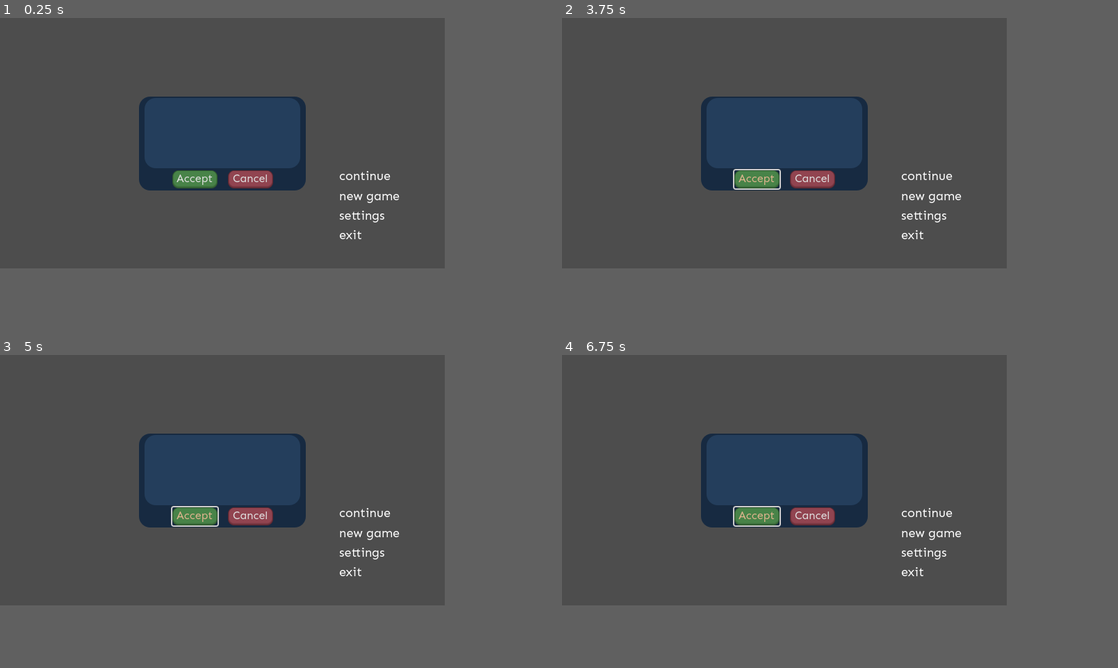
Above: before the commit, frames 1-4 (two rows, left to right).
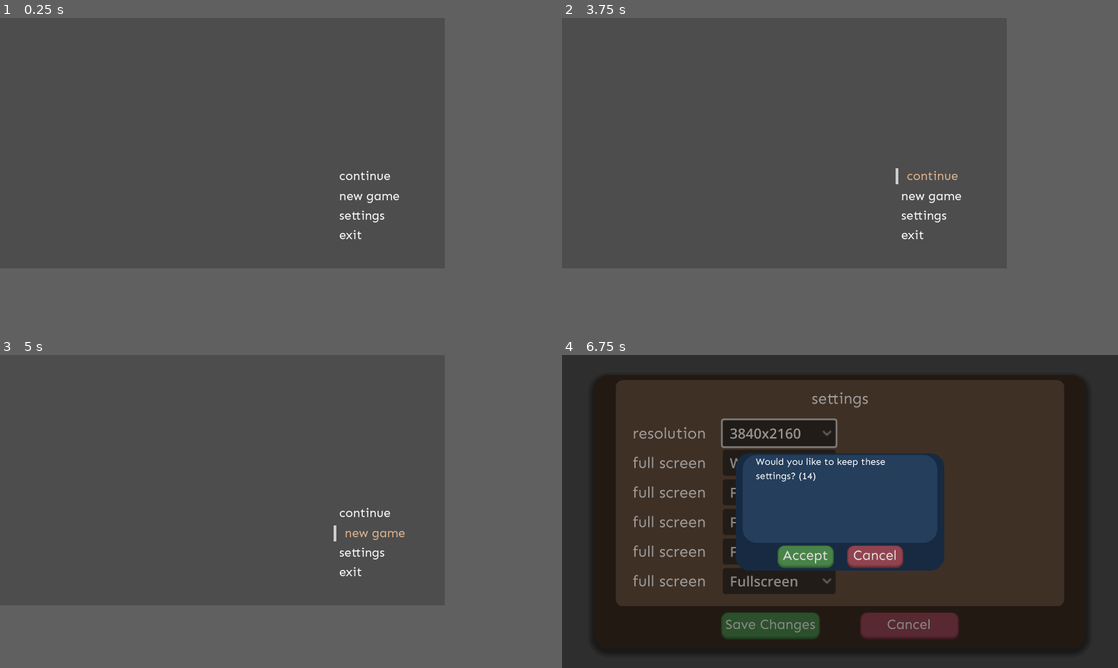
Above: after the commit, the same moments.

Repository: Jon-Alc/Settings-Demo
Game: Godot game, scene res://nodes/scenes/startup.tscn
Two runs of this game, one before a commit and one after it. Both use one fixed random seed, a clock stepped at 60 frames per second and the inputs below.
Inputs (mouse positions are in pixels of both pictures, inside the frame that each line leads up to):
- Up to frame 1 (0.25 s): no input
- Up to frame 2 (3.75 s): click (812, 177) at 0.5 s, where only the run before the commit has a clickable "Cancel"; click (756, 177) at 1.25 s, where only the run before the commit has a clickable "Accept"; click (756, 177) at 2 s, where only the run before the commit has a clickable "Accept"; click (756, 177) at 2.75 s, where only the run before the commit has a clickable "Accept"; tap Enter at 3.5 s; move the mouse to (923, 177) at 3.52 s; press the mouse at (923, 177) at 3.53 s
- Up to frame 3 (5 s): tap Space at 4.25 s; move the mouse to (366, 533) at 4.27 s; release the mouse at (366, 533) at 4.28 s; click (366, 533) at 4.35 s
- Up to frame 4 (6.75 s): tap Enter at 5 s; move the mouse to (923, 552) at 5.02 s; press the mouse at (923, 552) at 5.03 s; release the mouse at (923, 552) at 5.75 s; click (734, 417) at 5.75 s, where only the run after the commit has a clickable "1366x768"; click (734, 442) at 6.5 s, where only the run after the commit has a clickable "Windowed"
In our replay, in frame 4 the window is 640x360 before the commit and 800x450 after it. These sizes can differ from the game's own. Grey fills any space a smaller window leaves; there, only what the larger window draws over its background counts as a difference.

The runs differ from the first frame. In frame 1, 8.9% of the frame differs, in the area x 25-55%, y 25-56%; in frame 2, 9.1%; in frame 3, 9.1%; in frame 4, 81%, in the area x 0-100%, y 0-100%.

Commit message:
Updates Settings theme, adds event for Display Prompt button press, creates functional Display Prompt -- cancel resolution WIP

Diff:
--- a/nodes/components/display_prompt.tscn
+++ b/nodes/components/display_prompt.tscn
@@ -1,8 +1,10 @@
-[gd_scene load_steps=5 format=3 uid="uid://bhgjtpy8e5g5f"]
+[gd_scene load_steps=7 format=3 uid="uid://bhgjtpy8e5g5f"]
 
+[ext_resource type="Script" uid="uid://cl7d5jlfliax0" path="res://scripts/components/display_prompt.gd" id="1_7yvwd"]
 [ext_resource type="Theme" uid="uid://dhrd85spnh15m" path="res://ui/themes/display_prompt/display_prompt_outer.tres" id="1_bc887"]
 [ext_resource type="Theme" uid="uid://ystgfb3djo54" path="res://ui/themes/display_prompt/display_prompt_inner.tres" id="1_ggd58"]
 [ext_resource type="Theme" uid="uid://dwnkenuo17h4d" path="res://ui/themes/display_prompt/accept_button/accept_button.tres" id="3_1g7g0"]
+[ext_resource type="FontFile" uid="uid://do1ejrjbf4a6j" path="res://assets/fonts/Sen-VariableFont_wght.ttf" id="3_y327b"]
 [ext_resource type="Theme" uid="uid://cmq43yn0uvmha" path="res://ui/themes/display_prompt/cancel_button/cancel_button.tres" id="4_i35js"]
 
 [node name="DisplayPrompt" type="Control"]
@@ -12,6 +14,13 @@
 anchor_bottom = 1.0
 grow_horizontal = 2
 grow_vertical = 2
+script = ExtResource("1_7yvwd")
+
+[node name="ColorRect" type="ColorRect" parent="."]
+layout_mode = 0
+offset_right = 640.0
+offset_bottom = 360.0
+color = Color(0, 0, 0, 0.392157)
 
 [node name="OuterPanel" type="Panel" parent="."]
 layout_mode = 1
@@ -39,6 +48,26 @@
 offset_bottom = 103.0
 grow_horizontal = 2
 theme = ExtResource("1_ggd58")
+
+[node name="PromptText" type="Label" parent="OuterPanel/InnerPanel"]
+unique_name_in_owner = true
+clip_contents = true
+layout_mode = 1
+anchors_preset = 8
+anchor_left = 0.5
+anchor_top = 0.5
+anchor_right = 0.5
+anchor_bottom = 0.5
+offset_left = -97.5
+offset_top = -49.5
+offset_right = 97.5
+offset_bottom = 49.5
+grow_horizontal = 2
+grow_vertical = 2
+theme_override_fonts/font = ExtResource("3_y327b")
+theme_override_font_sizes/font_size = 11
+text = "Lorem ipsum dolor sit amet, consectetur adipiscing elit, sed do eiusmod tempor incididunt ut labore et dolore magna aliqua. Ut enim ad minim veniam, quis nostrud exercitation ullamco laboris nisi ut"
+autowrap_mode = 3
 
 [node name="AcceptButton" type="Button" parent="OuterPanel"]
 custom_minimum_size = Vector2(65, 26)
@@ -75,3 +104,6 @@
 theme = ExtResource("4_i35js")
 theme_override_font_sizes/font_size = 16
 text = "Cancel"
+
+[connection signal="pressed" from="OuterPanel/AcceptButton" to="." method="_on_accept_button_pressed"]
+[connection signal="pressed" from="OuterPanel/CancelButton" to="." method="_on_cancel_button_pressed"]
--- a/nodes/components/settings.tscn
+++ b/nodes/components/settings.tscn
@@ -1,10 +1,12 @@
-[gd_scene load_steps=6 format=3 uid="uid://gps0q53nkf22"]
-
-[ext_resource type="Theme" uid="uid://n7wrhx8vdlqp" path="res://ui/themes/settings/settings.tres" id="1_kynh7"]
+[gd_scene load_steps=8 format=3 uid="uid://gps0q53nkf22"]
+
+[ext_resource type="Theme" uid="uid://n7wrhx8vdlqp" path="res://ui/themes/settings/settings_outer_panel.tres" id="1_kynh7"]
 [ext_resource type="Script" uid="uid://b4gffn507f1ou" path="res://scripts/components/settings.gd" id="1_x5tc2"]
 [ext_resource type="Theme" uid="uid://bsdwm2mbwpfuu" path="res://ui/themes/default_font.tres" id="2_kynh7"]
 [ext_resource type="Theme" uid="uid://dwnkenuo17h4d" path="res://ui/themes/display_prompt/accept_button/accept_button.tres" id="4_mdq1c"]
 [ext_resource type="Theme" uid="uid://cmq43yn0uvmha" path="res://ui/themes/display_prompt/cancel_button/cancel_button.tres" id="5_3husx"]
+[ext_resource type="PackedScene" uid="uid://bhgjtpy8e5g5f" path="res://nodes/components/display_prompt.tscn" id="6_3husx"]
+[ext_resource type="Theme" uid="uid://owsfyu1qhnrq" path="res://ui/themes/settings/settings_inner_panel.tres" id="6_uieqa"]
 
 [node name="Settings" type="Control"]
 layout_mode = 3
@@ -15,7 +17,7 @@
 grow_vertical = 2
 script = ExtResource("1_x5tc2")
 
-[node name="OptionsContainer" type="Panel" parent="."]
+[node name="OuterOptionsContainer" type="Panel" parent="."]
 layout_mode = 2
 offset_left = 37.0
 offset_top = 23.0
@@ -25,7 +27,19 @@
 grow_vertical = 2
 theme = ExtResource("1_kynh7")
 
-[node name="SettingsLabel" type="Label" parent="OptionsContainer"]
+[node name="InnerSettingsContainer" type="Panel" parent="OuterOptionsContainer"]
+layout_mode = 1
+anchors_preset = 5
+anchor_left = 0.5
+anchor_right = 0.5
+offset_left = -258.0
+offset_top = 6.0
+offset_right = 258.0
+offset_bottom = 266.0
+grow_horizontal = 2
+theme = ExtResource("6_uieqa")
+
+[node name="SettingsLabel" type="Label" parent="OuterOptionsContainer"]
 layout_mode = 2
 offset_left = 250.0
 offset_top = 16.0
@@ -37,7 +51,7 @@
 theme = ExtResource("2_kynh7")
 text = "settings"
 
-[node name="GridContainer" type="GridContainer" parent="OptionsContainer"]
+[node name="GridContainer" type="GridContainer" parent="OuterOptionsContainer"]
 layout_mode = 1
 anchors_preset = 7
 anchor_left = 0.5
@@ -52,15 +66,15 @@
 grow_vertical = 0
 columns = 2
 
-[node name="Item1" type="CenterContainer" parent="OptionsContainer/GridContainer"]
-custom_minimum_size = Vector2(240, 0)
-layout_mode = 2
-
-[node name="HBoxContainer" type="HBoxContainer" parent="OptionsContainer/GridContainer/Item1"]
-custom_minimum_size = Vector2(230, 0)
-layout_mode = 2
-
-[node name="SettingsLabel" type="Label" parent="OptionsContainer/GridContainer/Item1/HBoxContainer"]
+[node name="Item1" type="CenterContainer" parent="OuterOptionsContainer/GridContainer"]
+custom_minimum_size = Vector2(240, 0)
+layout_mode = 2
+
+[node name="HBoxContainer" type="HBoxContainer" parent="OuterOptionsContainer/GridContainer/Item1"]
+custom_minimum_size = Vector2(230, 0)
+layout_mode = 2
+
+[node name="SettingsLabel" type="Label" parent="OuterOptionsContainer/GridContainer/Item1/HBoxContainer"]
 custom_minimum_size = Vector2(100, 0)
 layout_mode = 2
 size_flags_horizontal = 6
@@ -68,7 +82,7 @@
 theme_override_font_sizes/font_size = 18
 text = "resolution"
 
-[node name="OptionButton" type="OptionButton" parent="OptionsContainer/GridContainer/Item1/HBoxContainer"]
+[node name="OptionButton" type="OptionButton" parent="OuterOptionsContainer/GridContainer/Item1/HBoxContainer"]
 custom_minimum_size = Vector2(130, 0)
 layout_mode = 2
 size_flags_horizontal = 6
@@ -95,27 +109,64 @@
 popup/item_8/text = "640x480"
 popup/item_8/id = 8
 
-[node name="Item2" type="Control" parent="OptionsContainer/GridContainer"]
-custom_minimum_size = Vector2(240, 0)
-layout_mode = 2
-
-[node name="Item3" type="CenterContainer" parent="OptionsContainer/GridContainer"]
-custom_minimum_size = Vector2(240, 0)
-layout_mode = 2
-
-[node name="HBoxContainer" type="HBoxContainer" parent="OptionsContainer/GridContainer/Item3"]
-custom_minimum_size = Vector2(230, 0)
-layout_mode = 2
-
-[node name="FullScreenLabel" type="Label" parent="OptionsContainer/GridContainer/Item3/HBoxContainer"]
-custom_minimum_size = Vector2(100, 0)
-layout_mode = 2
-size_flags_horizontal = 6
-theme = ExtResource("2_kynh7")
-theme_override_font_sizes/font_size = 18
-text = "full screen"
-
-[node name="OptionButton" type="OptionButton" parent="OptionsContainer/GridContainer/Item3/HBoxContainer"]
+[node name="Item2" type="Control" parent="OuterOptionsContainer/GridContainer"]
+custom_minimum_size = Vector2(240, 0)
+layout_mode = 2
+
+[node name="Item3" type="CenterContainer" parent="OuterOptionsContainer/GridContainer"]
+custom_minimum_size = Vector2(240, 0)
+layout_mode = 2
+
+[node name="HBoxContainer" type="HBoxContainer" parent="OuterOptionsContainer/GridContainer/Item3"]
+custom_minimum_size = Vector2(230, 0)
+layout_mode = 2
+
+[node name="FullScreenLabel" type="Label" parent="OuterOptionsContainer/GridContainer/Item3/HBoxContainer"]
+custom_minimum_size = Vector2(100, 0)
+layout_mode = 2
+size_flags_horizontal = 6
+theme = ExtResource("2_kynh7")
+theme_override_font_sizes/font_size = 18
+text = "full screen"
+
+[node name="OptionButton" type="OptionButton" parent="OuterOptionsContainer/GridContainer/Item3/HBoxContainer"]
+custom_minimum_size = Vector2(130, 0)
+layout_mode = 2
+size_flags_horizontal = 6
+clip_text = true
+selected = 1
+fit_to_longest_item = false
+item_count = 4
+popup/item_0/text = "Fullscreen"
+popup/item_0/id = 0
+popup/item_1/text = "Windowed"
+popup/item_1/id = 1
+popup/item_2/text = "Borderless Fullscreen"
+popup/item_2/id = 2
+popup/item_3/text = "Borderless Windowed"
+popup/item_3/id = 3
+
+[node name="Item4" type="Control" parent="OuterOptionsContainer/GridContainer"]
+custom_minimum_size = Vector2(240, 0)
+layout_mode = 2
+
+[node name="Item5" type="CenterContainer" parent="OuterOptionsContainer/GridContainer"]
+custom_minimum_size = Vector2(240, 0)
+layout_mode = 2
+
+[node name="HBoxContainer" type="HBoxContainer" parent="OuterOptionsContainer/GridContainer/Item5"]
+custom_minimum_size = Vector2(230, 0)
+layout_mode = 2
+
+[node name="FullScreenLabel" type="Label" parent="OuterOptionsContainer/GridContainer/Item5/HBoxContainer"]
+custom_minimum_size = Vector2(100, 0)
+layout_mode = 2
+size_flags_horizontal = 6
+theme = ExtResource("2_kynh7")
+theme_override_font_sizes/font_size = 18
+text = "full screen"
+
+[node name="OptionButton" type="OptionButton" parent="OuterOptionsContainer/GridContainer/Item5/HBoxContainer"]
 custom_minimum_size = Vector2(130, 0)
 layout_mode = 2
 size_flags_horizontal = 6
@@ -130,27 +181,27 @@
 popup/item_2/text = "Borderless Windowed"
 popup/item_2/id = 2
 
-[node name="Item4" type="Control" parent="OptionsContainer/GridContainer"]
-custom_minimum_size = Vector2(240, 0)
-layout_mode = 2
-
-[node name="Item5" type="CenterContainer" parent="OptionsContainer/GridContainer"]
-custom_minimum_size = Vector2(240, 0)
-layout_mode = 2
-
-[node name="HBoxContainer" type="HBoxContainer" parent="OptionsContainer/GridContainer/Item5"]
-custom_minimum_size = Vector2(230, 0)
-layout_mode = 2
-
-[node name="FullScreenLabel" type="Label" parent="OptionsContainer/GridContainer/Item5/HBoxContainer"]
-custom_minimum_size = Vector2(100, 0)
-layout_mode = 2
-size_flags_horizontal = 6
-theme = ExtResource("2_kynh7")
-theme_override_font_sizes/font_size = 18
-text = "full screen"
-
-[node name="OptionButton" type="OptionButton" parent="OptionsContainer/GridContainer/Item5/HBoxContainer"]
+[node name="Item6" type="Control" parent="OuterOptionsContainer/GridContainer"]
+custom_minimum_size = Vector2(240, 0)
+layout_mode = 2
+
+[node name="Item7" type="CenterContainer" parent="OuterOptionsContainer/GridContainer"]
+custom_minimum_size = Vector2(240, 0)
+layout_mode = 2
+
+[node name="HBoxContainer" type="HBoxContainer" parent="OuterOptionsContainer/GridContainer/Item7"]
+custom_minimum_size = Vector2(230, 0)
+layout_mode = 2
+
+[node name="FullScreenLabel" type="Label" parent="OuterOptionsContainer/GridContainer/Item7/HBoxContainer"]
+custom_minimum_size = Vector2(100, 0)
+layout_mode = 2
+size_flags_horizontal = 6
+theme = ExtResource("2_kynh7")
+theme_override_font_sizes/font_size = 18
+text = "full screen"
+
+[node name="OptionButton" type="OptionButton" parent="OuterOptionsContainer/GridContainer/Item7/HBoxContainer"]
 custom_minimum_size = Vector2(130, 0)
 layout_mode = 2
 size_flags_horizontal = 6
@@ -165,27 +216,27 @@
 popup/item_2/text = "Borderless Windowed"
 popup/item_2/id = 2
 
-[node name="Item6" type="Control" parent="OptionsContainer/GridContainer"]
-custom_minimum_size = Vector2(240, 0)
-layout_mode = 2
-
-[node name="Item7" type="CenterContainer" parent="OptionsContainer/GridContainer"]
-custom_minimum_size = Vector2(240, 0)
-layout_mode = 2
-
-[node name="HBoxContainer" type="HBoxContainer" parent="OptionsContainer/GridContainer/Item7"]
-custom_minimum_size = Vector2(230, 0)
-layout_mode = 2
-
-[node name="FullScreenLabel" type="Label" parent="OptionsContainer/GridContainer/Item7/HBoxContainer"]
-custom_minimum_size = Vector2(100, 0)
-layout_mode = 2
-size_flags_horizontal = 6
-theme = ExtResource("2_kynh7")
-theme_override_font_sizes/font_size = 18
-text = "full screen"
-
-[node name="OptionButton" type="OptionButton" parent="OptionsContainer/GridContainer/Item7/HBoxContainer"]
+[node name="Item8" type="Control" parent="OuterOptionsContainer/GridContainer"]
+custom_minimum_size = Vector2(240, 0)
+layout_mode = 2
+
+[node name="Item9" type="CenterContainer" parent="OuterOptionsContainer/GridContainer"]
+custom_minimum_size = Vector2(240, 0)
+layout_mode = 2
+
+[node name="HBoxContainer" type="HBoxContainer" parent="OuterOptionsContainer/GridContainer/Item9"]
+custom_minimum_size = Vector2(230, 0)
+layout_mode = 2
+
+[node name="FullScreenLabel" type="Label" parent="OuterOptionsContainer/GridContainer/Item9/HBoxContainer"]
+custom_minimum_size = Vector2(100, 0)
+layout_mode = 2
+size_flags_horizontal = 6
+theme = ExtResource("2_kynh7")
+theme_override_font_sizes/font_size = 18
+text = "full screen"
+
+[node name="OptionButton" type="OptionButton" parent="OuterOptionsContainer/GridContainer/Item9/HBoxContainer"]
 custom_minimum_size = Vector2(130, 0)
 layout_mode = 2
 size_flags_horizontal = 6
@@ -200,27 +251,27 @@
 popup/item_2/text = "Borderless Windowed"
 popup/item_2/id = 2
 
-[node name="Item8" type="Control" parent="OptionsContainer/GridContainer"]
-custom_minimum_size = Vector2(240, 0)
-layout_mode = 2
-
-[node name="Item9" type="CenterContainer" parent="OptionsContainer/GridContainer"]
-custom_minimum_size = Vector2(240, 0)
-layout_mode = 2
-
-[node name="HBoxContainer" type="HBoxContainer" parent="OptionsContainer/GridContainer/Item9"]
-custom_minimum_size = Vector2(230, 0)
-layout_mode = 2
-
-[node name="FullScreenLabel" type="Label" parent="OptionsContainer/GridContainer/Item9/HBoxContainer"]
-custom_minimum_size = Vector2(100, 0)
-layout_mode = 2
-size_flags_horizontal = 6
-theme = ExtResource("2_kynh7")
-theme_override_font_sizes/font_size = 18
-text = "full screen"
-
-[node name="OptionButton" type="OptionButton" parent="OptionsContainer/GridContainer/Item9/HBoxContainer"]
+[node name="Item10" type="Control" parent="OuterOptionsContainer/GridContainer"]
+custom_minimum_size = Vector2(240, 0)
+layout_mode = 2
+
+[node name="Item11" type="CenterContainer" parent="OuterOptionsContainer/GridContainer"]
+custom_minimum_size = Vector2(240, 0)
+layout_mode = 2
+
+[node name="HBoxContainer" type="HBoxContainer" parent="OuterOptionsContainer/GridContainer/Item11"]
+custom_minimum_size = Vector2(230, 0)
+layout_mode = 2
+
+[node name="FullScreenLabel" type="Label" parent="OuterOptionsContainer/GridContainer/Item11/HBoxContainer"]
+custom_minimum_size = Vector2(100, 0)
+layout_mode = 2
+size_flags_horizontal = 6
+theme = ExtResource("2_kynh7")
+theme_override_font_sizes/font_size = 18
+text = "full screen"
+
+[node name="OptionButton" type="OptionButton" parent="OuterOptionsContainer/GridContainer/Item11/HBoxContainer"]
 custom_minimum_size = Vector2(130, 0)
 layout_mode = 2
 size_flags_horizontal = 6
@@ -235,46 +286,11 @@
 popup/item_2/text = "Borderless Windowed"
 popup/item_2/id = 2
 
-[node name="Item10" type="Control" parent="OptionsContainer/GridContainer"]
-custom_minimum_size = Vector2(240, 0)
-layout_mode = 2
-
-[node name="Item11" type="CenterContainer" parent="OptionsContainer/GridContainer"]
-custom_minimum_size = Vector2(240, 0)
-layout_mode = 2
-
-[node name="HBoxContainer" type="HBoxContainer" parent="OptionsContainer/GridContainer/Item11"]
-custom_minimum_size = Vector2(230, 0)
-layout_mode = 2
-
-[node name="FullScreenLabel" type="Label" parent="OptionsContainer/GridContainer/Item11/HBoxContainer"]
-custom_minimum_size = Vector2(100, 0)
-layout_mode = 2
-size_flags_horizontal = 6
-theme = ExtResource("2_kynh7")
-theme_override_font_sizes/font_size = 18
-text = "full screen"
-
-[node name="OptionButton" type="OptionButton" parent="OptionsContainer/GridContainer/Item11/HBoxContainer"]
-custom_minimum_size = Vector2(130, 0)
-layout_mode = 2
-size_flags_horizontal = 6
-clip_text = true
-selected = 0
-fit_to_longest_item = false
-item_count = 3
-popup/item_0/text = "Fullscreen"
-popup/item_0/id = 0
-popup/item_1/text = "Windowed"
-popup/item_1/id = 1
-popup/item_2/text = "Borderless Windowed"
-popup/item_2/id = 2
-
-[node name="Item12" type="Control" parent="OptionsContainer/GridContainer"]
-custom_minimum_size = Vector2(240, 0)
-layout_mode = 2
-
-[node name="SaveChangesButton" type="Button" parent="OptionsContainer"]
+[node name="Item12" type="Control" parent="OuterOptionsContainer/GridContainer"]
+custom_minimum_size = Vector2(240, 0)
+layout_mode = 2
+
+[node name="SaveChangesButton" type="Button" parent="OuterOptionsContainer"]
 unique_name_in_owner = true
 layout_mode = 1
 anchors_preset = 7
@@ -283,16 +299,16 @@
 anchor_right = 0.5
 anchor_bottom = 1.0
 offset_left = -137.0
-offset_top = -43.0
+offset_top = -41.0
 offset_right = -23.0
-offset_bottom = -12.0
+offset_bottom = -10.0
 grow_horizontal = 2
 grow_vertical = 0
 theme = ExtResource("4_mdq1c")
 theme_override_font_sizes/font_size = 0
 text = "Save Changes"
 
-[node name="CancelButton" type="Button" parent="OptionsContainer"]
+[node name="CancelButton" type="Button" parent="OuterOptionsContainer"]
 unique_name_in_owner = true
 layout_mode = 1
 anchors_preset = 7
@@ -301,15 +317,20 @@
 anchor_right = 0.5
 anchor_bottom = 1.0
 offset_left = 23.0
-offset_top = -43.0
+offset_top = -41.0
 offset_right = 137.0
-offset_bottom = -12.0
+offset_bottom = -10.0
 grow_horizontal = 2
 grow_vertical = 0
 theme = ExtResource("5_3husx")
 theme_override_font_sizes/font_size = 16
 text = "Cancel"
 
-[connection signal="item_selected" from="OptionsContainer/GridContainer/Item1/HBoxContainer/OptionButton" to="." method="_on_option_button_item_selected"]
-[connection signal="pressed" from="OptionsContainer/SaveChangesButton" to="." method="_on_save_changes_button_pressed"]
-[connection signal="pressed" from="OptionsContainer/CancelButton" to="." method="_on_cancel_button_pressed"]
+[node name="DisplayPrompt" parent="." instance=ExtResource("6_3husx")]
+unique_name_in_owner = true
+visible = false
+layout_mode = 1
+
+[connection signal="item_selected" from="OuterOptionsContainer/GridContainer/Item1/HBoxContainer/OptionButton" to="." method="_on_option_button_item_selected"]
+[connection signal="pressed" from="OuterOptionsContainer/SaveChangesButton" to="." method="_on_save_changes_button_pressed"]
+[connection signal="pressed" from="OuterOptionsContainer/CancelButton" to="." method="_on_cancel_button_pressed"]
--- a/nodes/scenes/startup.tscn
+++ b/nodes/scenes/startup.tscn
@@ -1,9 +1,8 @@
-[gd_scene load_steps=5 format=3 uid="uid://bmnxvhsl0cdoo"]
+[gd_scene load_steps=4 format=3 uid="uid://bmnxvhsl0cdoo"]
 
 [ext_resource type="Script" uid="uid://crfl23673fd1c" path="res://scripts/scenes/startup.gd" id="1_dsb71"]
 [ext_resource type="PackedScene" uid="uid://whhj017wq32w" path="res://nodes/components/main_menu.tscn" id="1_qa1fs"]
 [ext_resource type="PackedScene" uid="uid://gps0q53nkf22" path="res://nodes/components/settings.tscn" id="2_wwocq"]
-[ext_resource type="PackedScene" uid="uid://bhgjtpy8e5g5f" path="res://nodes/components/display_prompt.tscn" id="4_5l68w"]
 
 [node name="Startup" type="Node2D"]
 script = ExtResource("1_dsb71")
@@ -22,6 +21,3 @@
 unique_name_in_owner = true
 visible = false
 layout_mode = 1
-
-[node name="DisplayPrompt" parent="Control" instance=ExtResource("4_5l68w")]
-layout_mode = 1
--- a/scripts/autoloads/global_events.gd
+++ b/scripts/autoloads/global_events.gd
@@ -1,5 +1,16 @@
 extends Node
 
 # main menu signals
-signal MainMenuLabelClicked(label_id)
-signal SettingsSaveChangesClicked()
+## MainMenuLabelPressed is raised when one of the labels in the Main Menu component is pressed. The
+## label ID contains the enum ID of the label pressed.
+signal MainMenuLabelPressed(label_id: GlobalEnums.MainMenuButtonID)
+## SettingsSaveChangesPressed is raised when the Save Changes button in the Settings component is
+## pressed.
+signal SettingsSaveChangesPressed()
+
+## DisplayPromptButtonPressed is raised when either the Accept or Cancel button in the DisplayPrompt
+## component is pressed.
+signal DisplayPromptButtonPressed()
+## DisplayPromptResponded is raised when the Accept or Cancel buttons in the DisplayPrompt component
+## are pressed. The response is true if Accept is clicked, and false if Cancel is clicked.
+signal DisplayPromptResponded(response: bool)
--- /dev/null
+++ b/scripts/components/display_prompt.gd
@@ -0,0 +1,16 @@
+extends Control
+
+@onready var display_prompt: Control = $"."
+@onready var prompt_text: Label = %PromptText
+
+
+func _on_accept_button_pressed() -> void:
+	GlobalEvents.DisplayPromptButtonPressed.emit()
+	GlobalEvents.DisplayPromptResponded.emit(true)
+	display_prompt.visible = false
+
+
+func _on_cancel_button_pressed() -> void:
+	GlobalEvents.DisplayPromptButtonPressed.emit()
+	GlobalEvents.DisplayPromptResponded.emit(false)
+	display_prompt.visible = false
--- a/scripts/components/main_menu_label.gd
+++ b/scripts/components/main_menu_label.gd
@@ -16,4 +16,4 @@
 func _on_gui_input(event: InputEvent) -> void:
 	if event.is_action_pressed("LeftClick"):
 		# print("%s pressed" % MainMenuButtonID.keys()[LABEL_ID])
-		GlobalEvents.MainMenuLabelClicked.emit(LABEL_ID)
+		GlobalEvents.MainMenuLabelPressed.emit(LABEL_ID)
--- a/scripts/components/settings.gd
+++ b/scripts/components/settings.gd
@@ -1,9 +1,31 @@
 extends Control
 
 @onready var settings: Control = $"."
+@onready var display_prompt: Control = %DisplayPrompt
+
+
+var prompt_timer : SceneTreeTimer
+var player_responded_to_prompt : bool
+
+
+func _ready() -> void:
+	initialize()
+	GlobalEvents.DisplayPromptButtonPressed.connect(on_display_prompt_button_pressed)
+	GlobalEvents.DisplayPromptResponded.connect(on_display_prompt_responded)
+
+
+func initialize() -> void:
+	reset_prompt_variables()
+
+
+func reset_prompt_variables() -> void:
+	print("Reseting prompt variables")
+	prompt_timer = null
+	player_responded_to_prompt = false
 
 
 func _on_option_button_item_selected(index: int) -> void:
+
 	match index:
 		0: DisplayServer.window_set_size(Vector2i(3840, 2160))
 		1: DisplayServer.window_set_size(Vector2i(2560, 1600))
@@ -15,11 +37,49 @@
 		7: DisplayServer.window_set_size(Vector2i(800, 600))
 		8: DisplayServer.window_set_size(Vector2i(640, 480))
 
+	# center the window after changing resolution
+	var center_position = DisplayServer.screen_get_position() + (DisplayServer.screen_get_size() / 2)
+	var window_size = get_window().get_size_with_decorations()
+	get_window().set_position(center_position - (window_size / 2))
+
+	prompt_timer = get_tree().create_timer(15)
+	display_prompt.visible = true
+	await confirm_resolution_change()
+	print("After it all")
+
 
 func _on_save_changes_button_pressed() -> void:
-	GlobalEvents.SettingsSaveChangesClicked.emit()
+	GlobalEvents.SettingsSaveChangesPressed.emit()
 	settings.visible = false
 
 
 func _on_cancel_button_pressed() -> void:
 	settings.visible = false
+
+
+func confirm_resolution_change() -> void:
+
+	while prompt_timer.time_left > 0:
+		display_prompt.prompt_text.text = "Would you like to keep these settings? (%s)" % str(int(prompt_timer.time_left))
+		print(prompt_timer.time_left)
+		await get_tree().create_timer(.1).timeout
+
+	if not player_responded_to_prompt:
+		GlobalEvents.DisplayPromptResponded.emit(false)
+
+	reset_prompt_variables()
+
+
+## on_display_prompt_button_pressed is an event function intended to interrupt
+## confirm_resolution_change. This is until a cleaner way to StopCoroutine() has been found.
+func on_display_prompt_button_pressed() -> void:
+
+	if not prompt_timer:
+		return
+
+	player_responded_to_prompt = true
+	prompt_timer.time_left = 0
+
+
+func on_display_prompt_responded(response : bool) -> void:
+	print("on_display_prompt_responded" + str(response))
--- a/scripts/scenes/startup.gd
+++ b/scripts/scenes/startup.gd
@@ -6,7 +6,7 @@
 
 # Called when the node enters the scene tree for the first time.
 func _ready() -> void:
-	GlobalEvents.MainMenuLabelClicked.connect(on_main_menu_label_clicked)
+	GlobalEvents.MainMenuLabelPressed.connect(on_main_menu_label_clicked)
 
 
 func on_main_menu_label_clicked(label_id):
--- /dev/null
+++ b/ui/themes/settings/settings_inner_panel.tres
@@ -0,0 +1,12 @@
+[gd_resource type="Theme" load_steps=2 format=3 uid="uid://owsfyu1qhnrq"]
+
+[sub_resource type="StyleBoxFlat" id="StyleBoxFlat_fnp0o"]
+bg_color = Color(0.406568, 0.310963, 0.237786, 1)
+corner_radius_top_left = 8
+corner_radius_top_right = 8
+corner_radius_bottom_right = 8
+corner_radius_bottom_left = 8
+anti_aliasing = false
+
+[resource]
+Panel/styles/panel = SubResource("StyleBoxFlat_fnp0o")
--- a/ui/themes/settings/settings.tres
+++ b/ui/themes/settings/settings_outer_panel.tres
@@ -1,12 +1,7 @@
 [gd_resource type="Theme" load_steps=2 format=3 uid="uid://n7wrhx8vdlqp"]
 
 [sub_resource type="StyleBoxFlat" id="StyleBoxFlat_lg5a0"]
-bg_color = Color(0.406568, 0.310963, 0.237786, 1)
-border_width_left = 24
-border_width_top = 6
-border_width_right = 24
-border_width_bottom = 6
-border_color = Color(0.227451, 0.164706, 0.121569, 1)
+bg_color = Color(0.227451, 0.164706, 0.121569, 1)
 corner_radius_top_left = 16
 corner_radius_top_right = 16
 corner_radius_bottom_right = 16
Not shown, changed: export_presets.cfg
Not shown, added: scripts/components/display_prompt.gd.uid
Not shown, changed: .gitignore
